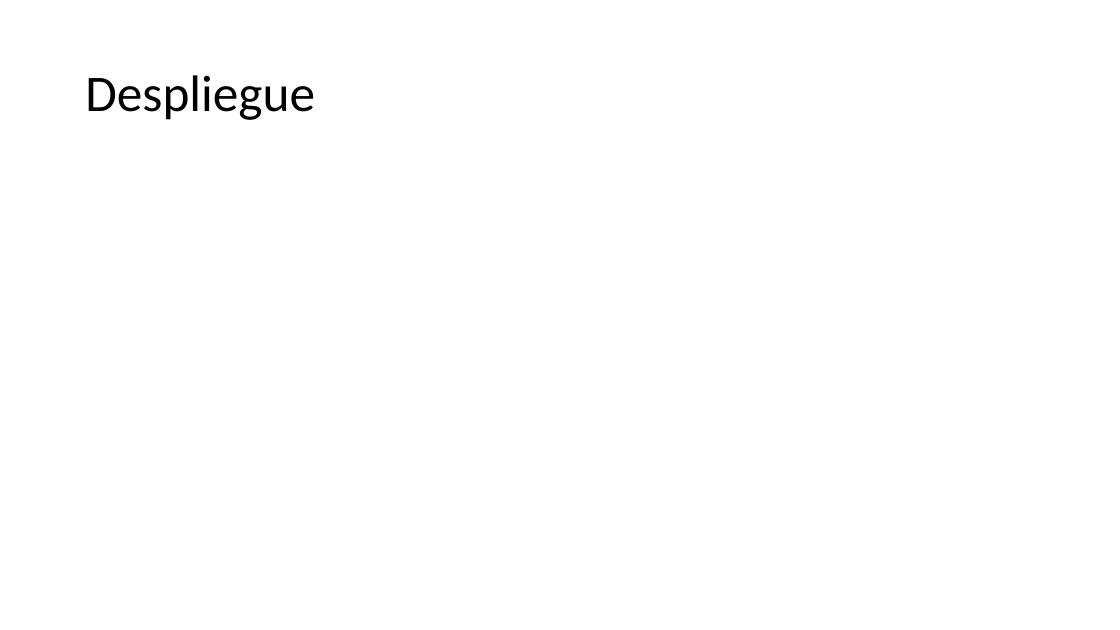
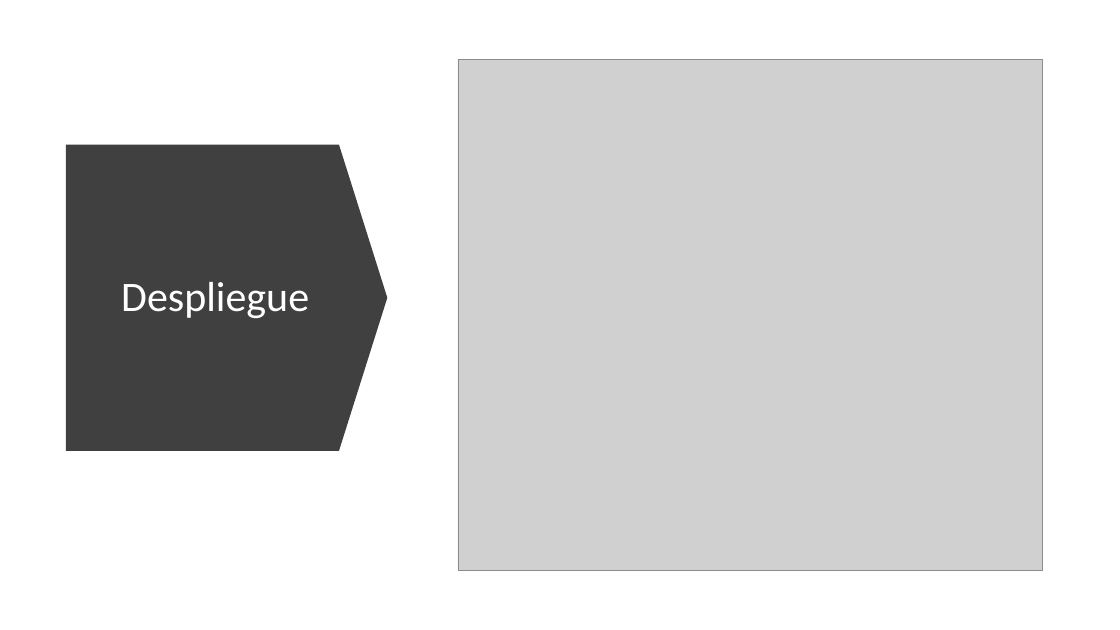
Before and after one commit to AISS-2021-L6-G02/AISS-2021-L6-G02, a slide deck: slide 6 of Documentos/NuestraDocumentacion/presentacion openapi.pptx. Drawn at 1120x630 pixels with LibreOffice and Linux fonts; fonts in the diff are those of the drawing; grey boxes stand for pictures. Boxes give left, top, right and bottom in pixels: in the first picture for what was removed or moved away, otherwise in the second. Text is boxed around its words. In the diff, an @@ line names an element or a change of style, - is before the commit and + after.

```diff
--- a/Documentos/NuestraDocumentacion/presentacion openapi.pptx
+++ b/Documentos/NuestraDocumentacion/presentacion openapi.pptx
@@ picture added at [458,59,1043,571] @@
@@ down arrow added at [66,145,388,451], fill #404040 @@
@@ title "Despliegue": place and size @@
-title "Despliegue" at [85,75,315,120]
+title "Despliegue" at [121,282,309,318]
@@ title "Despliegue" at [121,282,309,318]: size 44 to 36 pt, text colour #000000 to #FFFFFF; alignment left to centre @@
```
Also in this commit, not shown: 4 other slides changed.
